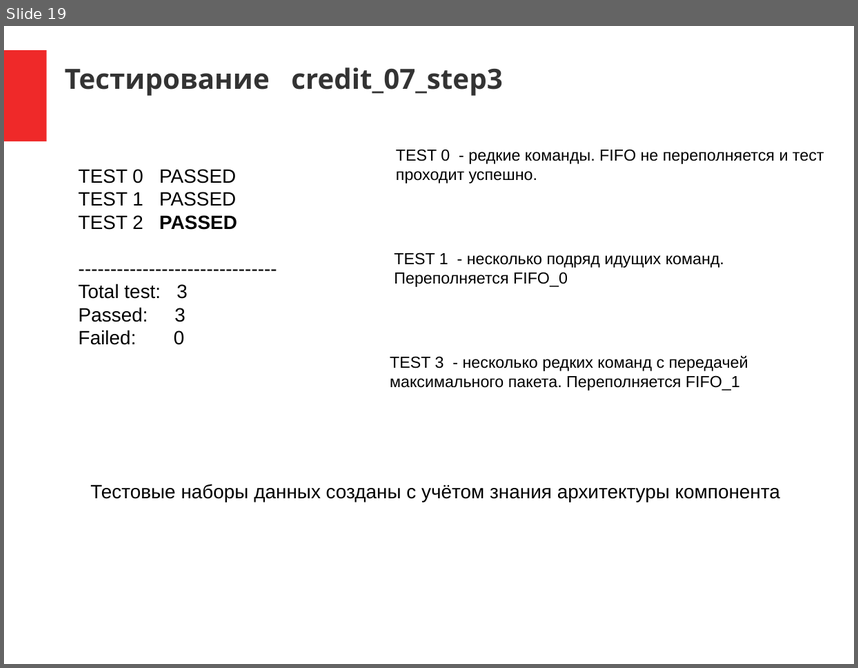
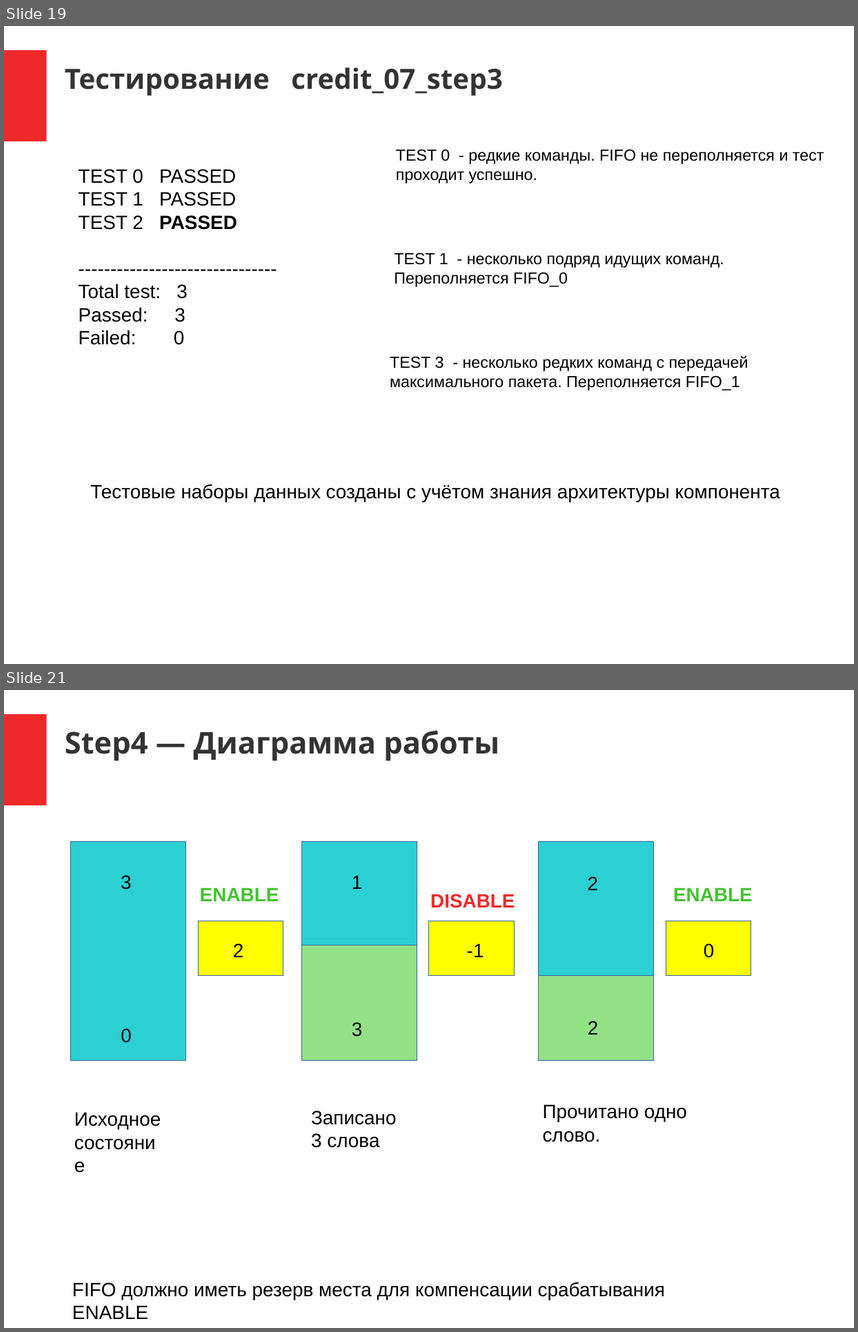
Before and after one commit to DigitalDesignSchool/2021dev, a slide deck: examples/2.1.1.7/doc/pr_2_1_1_7.pptx. Shown one above the other, each under a label of ours: slide 19 before the commit, slides 19 and 21 after it; the slides between them are not shown. The pictures are 858x668 and 858x1332 pixels, drawn with LibreOffice and Linux fonts; fonts in the diff are those of the drawing. Boxes give left, top, right and bottom in pixels: in the first picture for what was removed or moved away, otherwise in the second. Text is boxed around its words. In the diff, an @@ line names an element or a change of style, - is before the commit and + after.

```diff
--- a/examples/2.1.1.7/doc/pr_2_1_1_7.pptx
+++ b/examples/2.1.1.7/doc/pr_2_1_1_7.pptx
@@ slide 21 added at (x1=4, y1=690, x2=854, y2=1328), background #FFFFFF; not listed: 1 template element that a slide beside it also shows @@
@@ text added at (x1=65, y1=730, x2=499, y2=761), 28 pt, text #333333, bold @@
+Step4 — Диаграмма работы
@@ rectangle added at (x1=71, y1=842, x2=187, y2=1061), fill #2BD0D2, outline #3465A4 0.75 pt @@
@@ rectangle added at (x1=302, y1=842, x2=417, y2=1061), fill #2BD0D2, outline #3465A4 0.75 pt @@
@@ rectangle added at (x1=539, y1=842, x2=654, y2=1061), fill #2BD0D2, outline #3465A4 0.75 pt @@
@@ text added at (x1=121, y1=875, x2=132, y2=889), 18 pt, text #000000 @@
+3
@@ text added at (x1=352, y1=875, x2=363, y2=889), 18 pt, text #000000 @@
+1
@@ text added at (x1=200, y1=887, x2=279, y2=901), 18 pt, text #43C330, bold @@
+ENABLE
@@ text added at (x1=430, y1=894, x2=515, y2=908), 18 pt, text #EF2929, bold @@
+DISABLE
@@ text added at (x1=588, y1=876, x2=599, y2=890), 18 pt, text #000000 @@
+2
@@ text added at (x1=673, y1=887, x2=753, y2=901), 18 pt, text #43C330, bold @@
+ENABLE
@@ rectangle added at (x1=199, y1=920, x2=283, y2=976), fill #FFFF00, outline #3465A4 0.75 pt @@
@@ rectangle added at (x1=429, y1=920, x2=514, y2=976), fill #FFFF00, outline #3465A4 0.75 pt @@
@@ rectangle added at (x1=666, y1=920, x2=751, y2=976), fill #FFFF00, outline #3465A4 0.75 pt @@
@@ text added at (x1=233, y1=943, x2=244, y2=957), 18 pt, text #000000 @@
+2
@@ rectangle added at (x1=302, y1=945, x2=417, y2=1061), fill #92E285, outline #3465A4 0.75 pt @@
@@ text added at (x1=467, y1=943, x2=484, y2=957), 18 pt, text #000000 @@
+-1
@@ text added at (x1=704, y1=943, x2=715, y2=958), 18 pt, text #000000 @@
+0
@@ rectangle added at (x1=539, y1=976, x2=654, y2=1061), fill #92E285, outline #3465A4 0.75 pt @@
@@ text added at (x1=588, y1=1021, x2=599, y2=1034), 18 pt, text #000000 @@
+2
@@ text added at (x1=121, y1=1028, x2=132, y2=1043), 18 pt, text #000000 @@
+0
@@ text added at (x1=352, y1=1022, x2=363, y2=1036), 18 pt, text #000000 @@
+3
@@ text added at (x1=74, y1=1112, x2=161, y2=1130), 18 pt, text #000000 @@
+Исходное
+состояние
@@ text added at (x1=311, y1=1110, x2=397, y2=1147), 18 pt, text #000000 @@
+Записано
+3 слова
@@ text added at (x1=543, y1=1104, x2=687, y2=1142), 18 pt, text #000000 @@
+Прочитано одно слово.
@@ text added at (x1=72, y1=1281, x2=665, y2=1319), 18 pt, text #000000 @@
+FIFO должно иметь резерв места для компенсации срабатывания ENABLE
```
Also in this commit, not shown: 7 slides changed, 2 other slides added, 6 other files.
